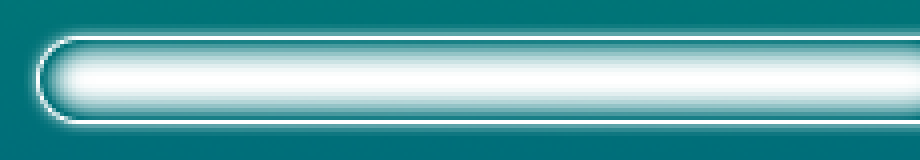
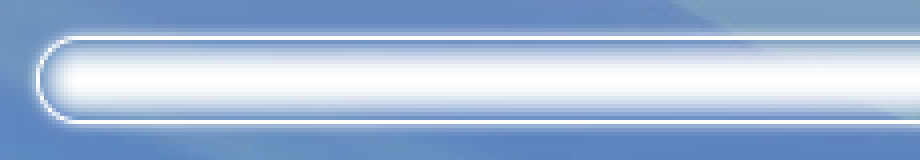
The second 920 × 160 image is a revision of the first. Changes to its layers:
added layer "Layer 2" above "Layer 1" over [0, 0, 920, 160]
